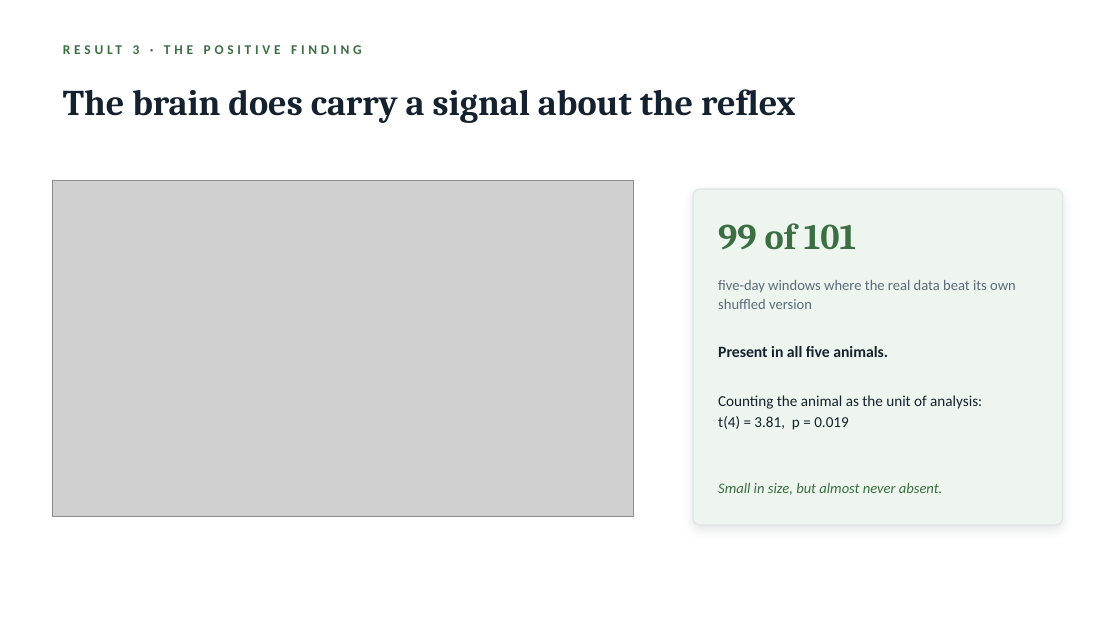
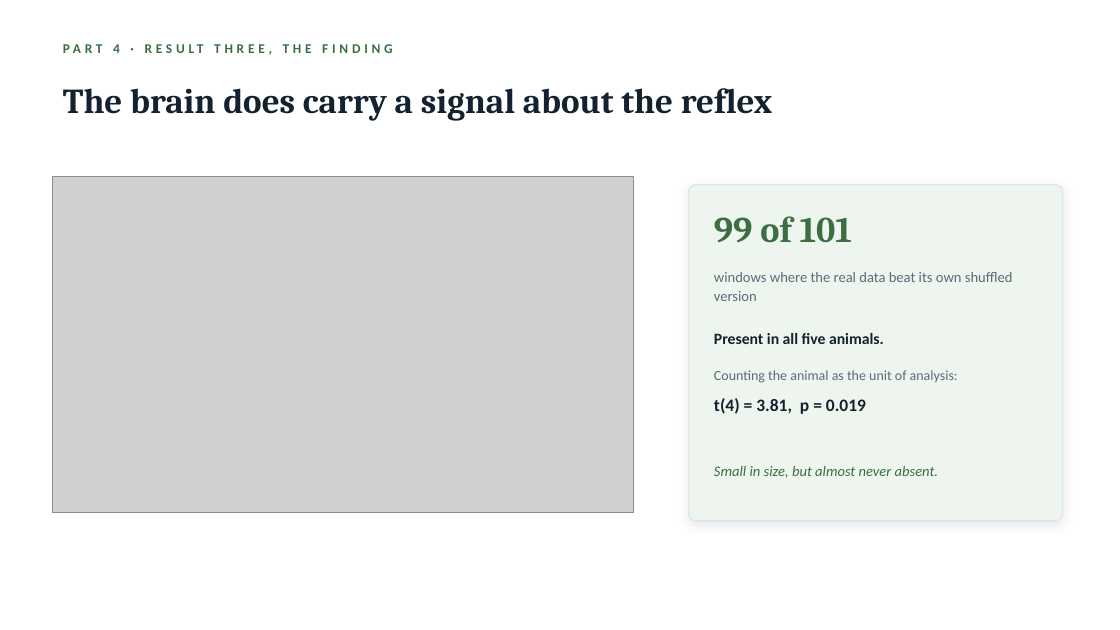
Before and after one commit to switchrao777/hroc-ncan, a slide deck: slide 18 of slides/HROC_Team_Presentation.pptx (slide 11 before the commit). Drawn at 1120x630 pixels with LibreOffice and Linux fonts; fonts in the diff are those of the drawing; grey boxes stand for pictures. Boxes give left, top, right and bottom in pixels: in the first picture for what was removed or moved away, otherwise in the second. Text is boxed around its words. In the diff, an @@ line names an element or a change of style, - is before the commit and + after.

Commit message:
Expand the NCAN group talk to a full-length session
Twenty-seven slides across five parts: the question and why a learned
representation suits it, the data and the decoding problem, how the model and
pipeline were built, the results with their controls, and where the work goes.

Adds seven purpose-drawn explanatory figures: what an autoencoder is and why the
bottleneck forces it to learn real structure, the end-to-end pipeline, the
learning-versus-electrode-drift confound, the within-window design, the shuffle
control, the tech stack and daily workflow, and the variance partition.

```diff
--- a/slides/HROC_Team_Presentation.pptx
+++ b/slides/HROC_Team_Presentation.pptx
@@ text at <box>63,44,122,114</box>: text changed @@
-RESULT 3 · THE POSITIVE FINDING
+PART 4 · RESULT THREE, THE FINDING
@@ text "The brain does carry a ..." at <box>130,88,772,121</box>: size 31 to 30 pt @@
@@ picture: place and size @@
-picture at <box>52,181,634,517</box>
+picture at <box>52,176,634,513</box>
@@ rounded rectangle: place and size @@
-rounded rectangle at <box>693,189,1063,525</box>
+rounded rectangle at <box>689,185,1063,521</box>
@@ text "99 of 101": place and size @@
-text "99 of 101" at <box>718,223,856,249</box>
+text "99 of 101" at <box>714,216,852,243</box>
@@ text at <box>714,272,1013,301</box>: text changed @@
-five-day windows where the real data beat its own shuffled version
+windows where the real data beat its own shuffled version
@@ text "Present in all five animals.": place and size @@
-text "Present in all five animals." at <box>718,346,888,357</box>
+text "Present in all five animals." at <box>714,333,884,344</box>
@@ text "t(4) = 3.81, p = ..." at <box>714,398,866,414</box>: size 13 to 15 pt, bold on; line spacing 1.15 to 1 @@
@@ text added at <box>714,370,958,383</box>, 12 pt, text #5A6B7B @@
+Counting the animal as the unit of analysis:
@@ text at <box>718,395,982,409</box>: paragraph removed @@
-Counting the animal as the unit of analysis:
@@ text "Small in size, but almost ...": place and size @@
-text "Small in size, but almost ..." at <box>718,483,942,495</box>
+text "Small in size, but almost ..." at <box>714,466,938,478</box>
```
Also in this commit, not shown: 12 other slides changed, 14 slides added, 2 slides removed, 8 other files.
